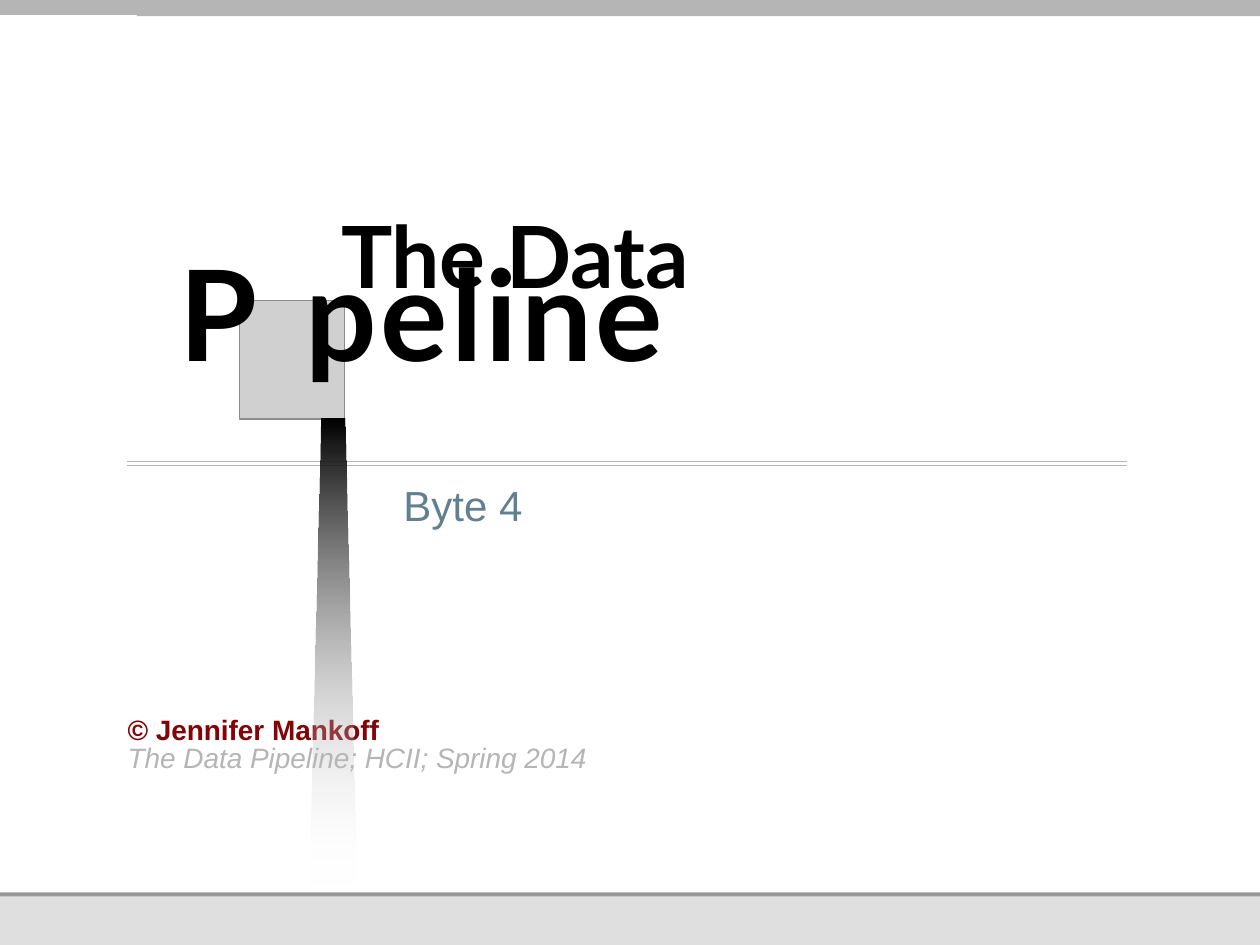
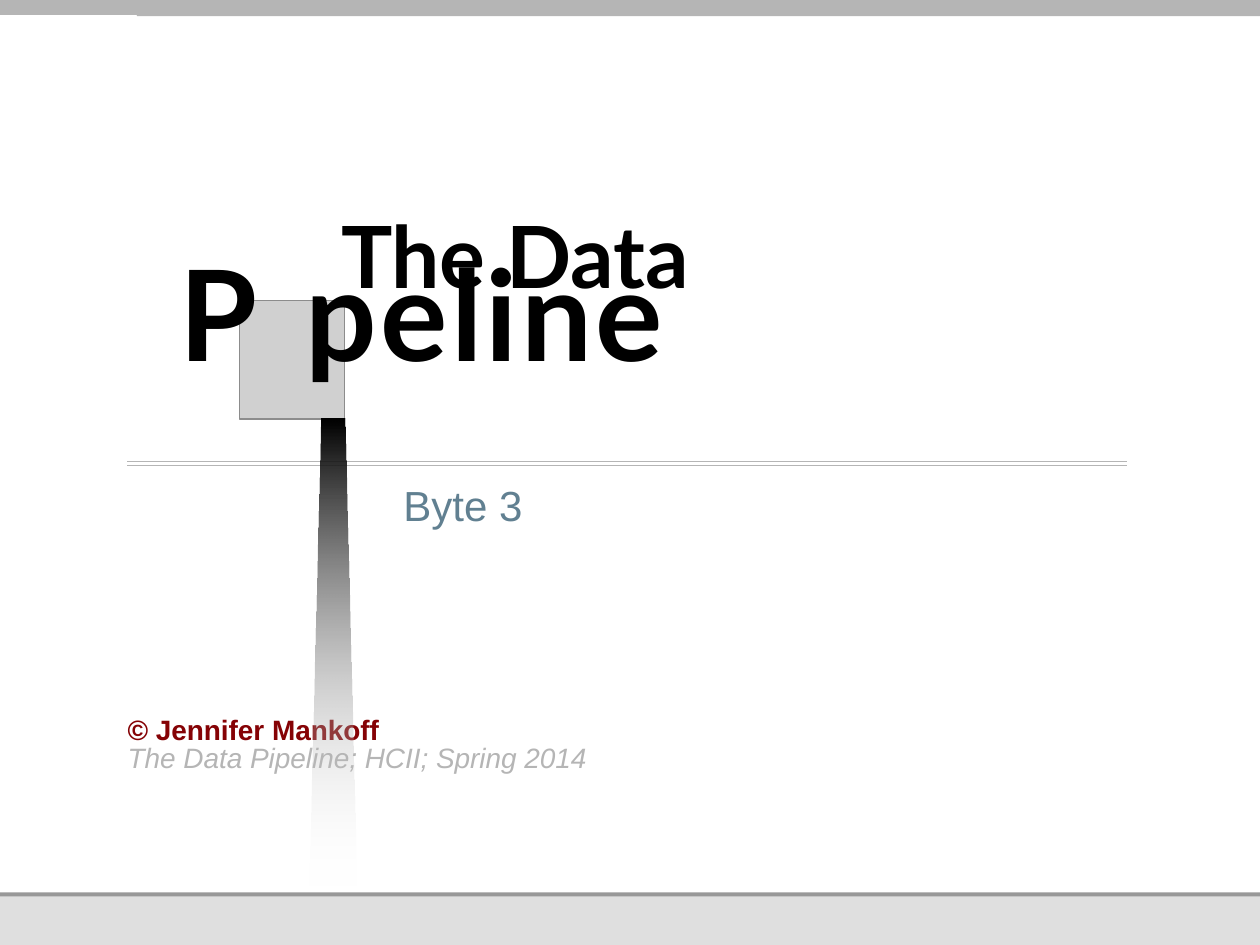
Before and after one commit to jmankoff/data, a slide deck: slide 1 of Lectures/Byte 3.pptx. Drawn at 1260x945 pixels with LibreOffice and Linux fonts; fonts in the diff are those of the drawing; grey boxes stand for pictures; background and template pictures are left out. Boxes give left, top, right and bottom in pixels: in the first picture for what was removed or moved away, otherwise in the second. Text is boxed around its words. In the diff, an @@ line names an element or a change of style, - is before the commit and + after.

```diff
--- a/Lectures/Byte 3.pptx
+++ b/Lectures/Byte 3.pptx
@@ subtitle at [403, 491, 522, 530]: text changed @@
-Byte 4
+Byte 3
```
Also in this commit, not shown: 10 other slides changed, 9 slides added, 11 slides removed, 24 other files.
